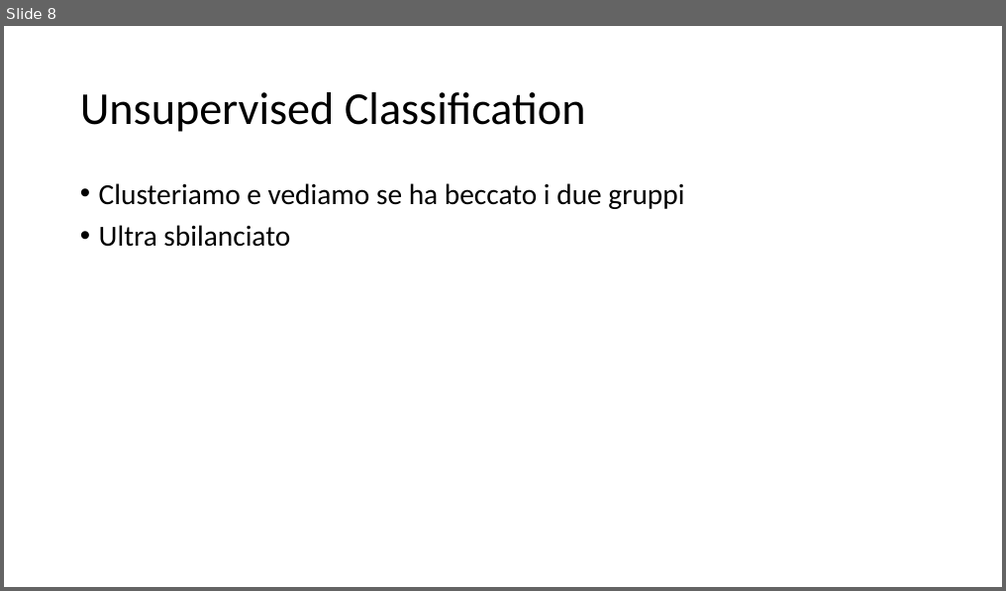
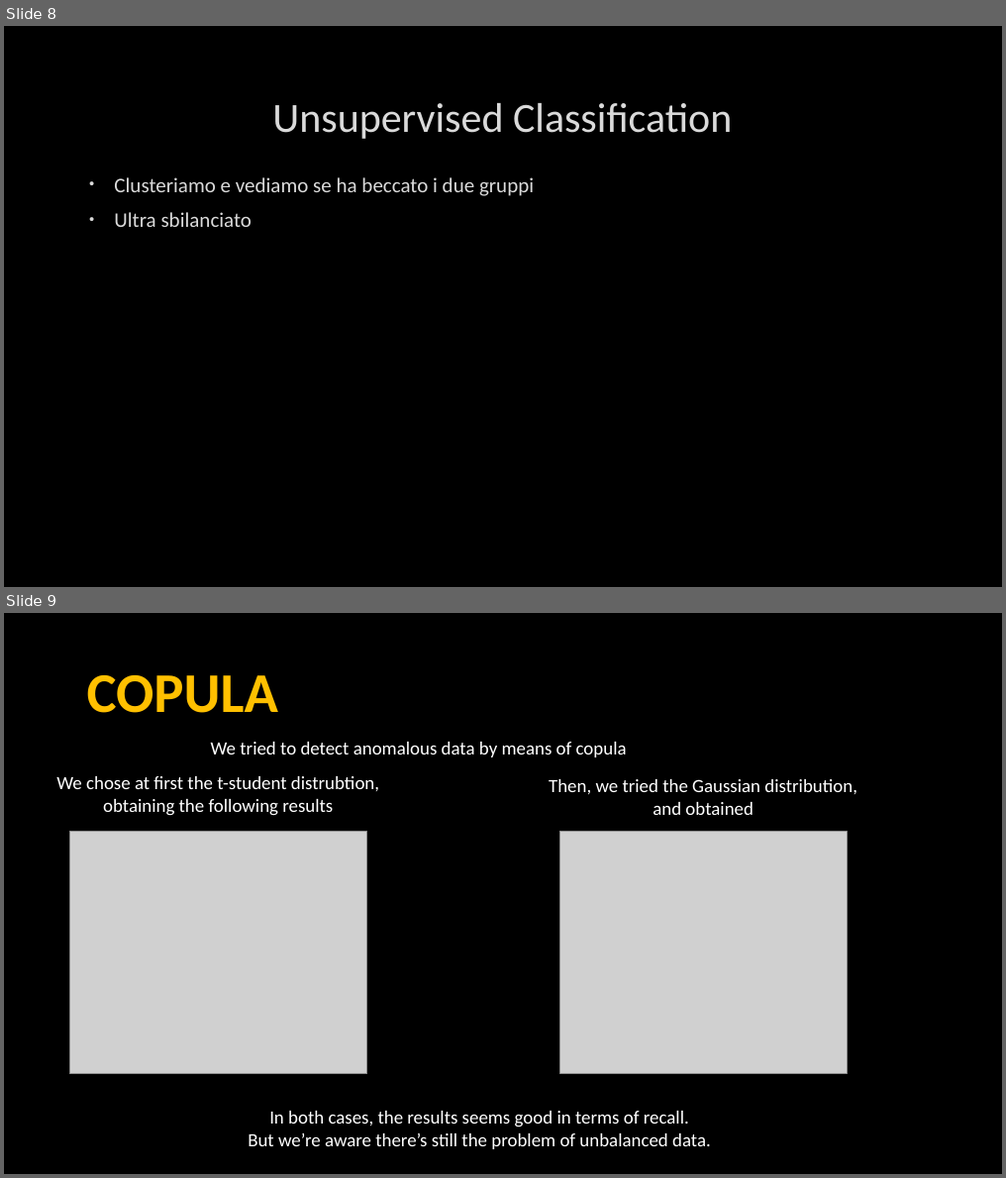
Before and after one commit to jstringara/Fintech, a slide deck: BC3/G/Bozza.pptx. Shown one above the other, each under a label of ours: slide 8 before the commit, slides 8 and 9 after it. The pictures are 1006x591 and 1006x1178 pixels, drawn with LibreOffice and Linux fonts; fonts in the diff are those of the drawing; grey boxes stand for pictures; background and template pictures are left out. Boxes give left, top, right and bottom in pixels: in the first picture for what was removed or moved away, otherwise in the second. Text is boxed around its words. In the diff, an @@ line names an element or a change of style, - is before the commit and + after.

```diff
--- a/BC3/G/Bozza.pptx
+++ b/BC3/G/Bozza.pptx
@@ slide 9 added at (4,613,1002,1174), background picture (left out) @@
@@ text added at (87,675,278,713), 54 pt, text #FFC000, bold @@
+COPULA
@@ text added at (211,742,627,758), 18 pt, text #FFFFFF @@
+We tried to detect anomalous data by means of copula
@@ text added at (56,776,379,816), 18 pt, text #FFFFFF @@
+We chose at first the t-student distrubtion, obtaining the following results
@@ text added at (548,779,857,815), 18 pt, text #FFFFFF @@
+Then, we tried the Gaussian distribution, and obtained
@@ picture added at (70,832,367,1074) @@
@@ picture added at (560,832,846,1073) @@
@@ text added at (248,1111,711,1150), 18 pt, text #FFFFFF @@
+In both cases, the results seems good in terms of recall.
+But we’re aware there’s still the problem of unbalanced data.
@@ slide 8 changed as well @@
@@ background #FFFFFF to picture (left out) @@
@@ title "Unsupervised Classification": place and size @@
-title "Unsupervised Classification" at (80,92,586,132)
+title "Unsupervised Classification" at (272,103,732,139)
@@ title "Unsupervised Classification" at (272,103,732,139): size 44 to 40 pt, text colour #000000 to #DADADA, letter outline none to #404040 0.75 pt; alignment left to centre; line spacing 0.9 to 1 @@
@@ text "Clusteriamo e vediamo se ha ...": place and size @@
-text "Clusteriamo e vediamo se ha ..." at (99,183,684,247)
+text "Clusteriamo e vediamo se ha ..." at (114,177,534,227)
@@ text "Clusteriamo e vediamo se ha ..." at (114,177,534,227): size 28 to 20 pt, text colour #000000 to #DADADA, letter outline none to #404040 0.75 pt; indent changed; line spacing 0.9 to 1 @@
```
Also in this commit, not shown: 9 other slides changed, 3 other slides added, 3 slides removed, 3 other files.
